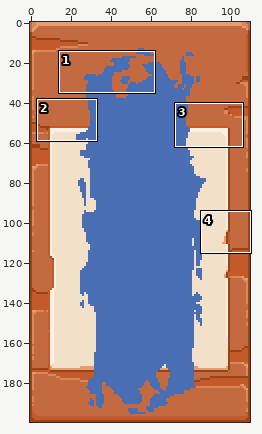
File history of a sprite sheet, res/UI/CharacterSelect/Slot08.png. The first picture is a wide view before the edit; the outline marks the close-up.
Close-up. Before the commit:
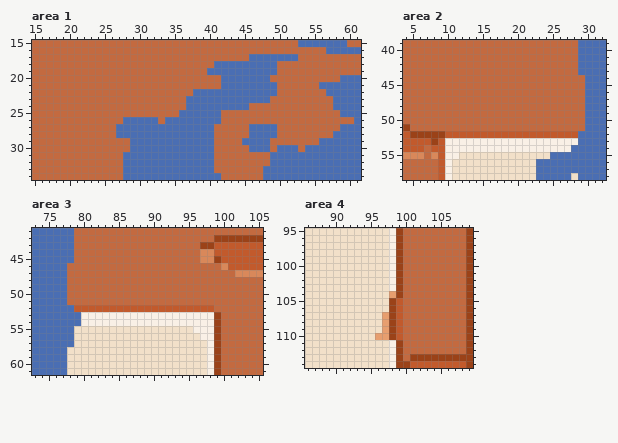
The file is 110x200 pixels. Shown: area 1: x 15..61, y 15..34; area 2: x 4..32, y 39..58; area 3: x 73..105, y 41..61; area 4: x 86..109, y 95..114. The commit also changed other parts of the picture, which this record leaves out.
After the commit:
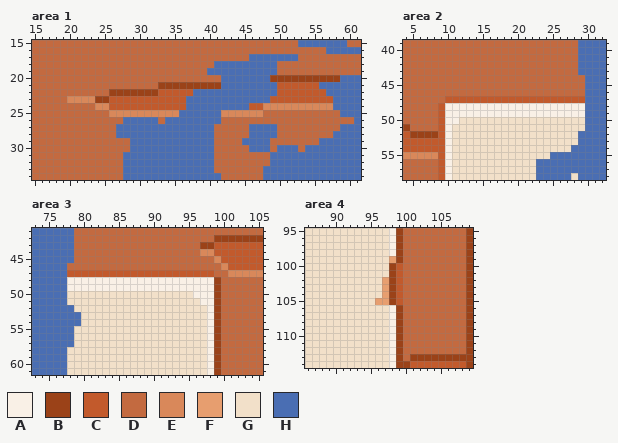
Palette (. is transparent): A #f9f0e6  B #9b4218  C #c25a2c  D #c36a40  E #d9885a  F #e79e6f  G #f2e0c9  H #4a6eb3
Difference:
Area 1:
Colour B replaces colour D in row 20 at x 49 to 58; in row 21 at x 33 to 41; in row 22 at x 26 to 32; in row 23 at x 24 to 25.
Colour C replaces colour D in row 21 at x 50 to 55; in row 22 at x 33 to 37 and 50 to 56; in row 23 at x 26 to 36 and 49 to 57; in row 24 at x 26 to 36 and 46 to 47.
Colour E replaces colour D in row 23 at x 20 to 23; in row 24 at x 24 to 25 and 48 to 57; in row 25 at x 26 to 35 and 42 to 47.
Area 2:
Colour A replaces colour C in row 52 at x 10.
Colour A replaces colour D in rows 48 to 49 at x 10 to 29; in row 50 at x 10 to 11; in row 51 at x 10.
Colour C replaces colour B in row 52 at x 9; in row 53 at x 8.
Colour C replaces colour D in row 47 at x 10 to 29; in rows 48 to 51 at x 9; in row 54 at x 7.
Colour E replaces colour D in row 55 at x 7.
Colour G replaces colour A in row 53 at x 11 to 28; in row 54 at x 11 to 27; in row 55 at x 11.
Colour G replaces colour C in row 52 at x 11 to 28.
Colour G replaces colour D in row 50 at x 12 to 29; in row 51 at x 11 to 29.
Area 3:
Colour A replaces colour C in row 52 at x 98.
Colour A replaces colour D in rows 48 to 49 at x 78 to 98; in row 50 at x 96 to 98; in row 51 at x 97 to 98.
Colour B replaces colour D in rows 48 to 52 at x 99.
Colour C replaces colour D in row 47 at x 78 to 98.
Colour D replaces colour E in row 45 at x 97 to 98.
Colour E replaces colour B in row 45 at x 99.
Colour E replaces colour D in row 47 at x 101.
Colour G replaces colour A in rows 53 to 54 at x 80 to 97; in row 55 at x 96 to 97; in row 56 at x 97.
Colour G replaces colour C in row 52 at x 79 to 97.
Colour G replaces colour D in row 50 at x 78 to 95; in row 51 at x 78 to 96.
Area 4:
Colour A replaces colour B in rows 106 to 110 at x 98.
Colour B replaces colour A in rows 100 to 103 at x 98.
Colour B replaces colour C in rows 106 to 110 at x 99.
Colour B replaces colour F in row 104 at x 98.
Colour C replaces colour B in rows 100 to 104 at x 99.
Colour F replaces colour A in row 99 at x 98.
Colour F replaces colour G in rows 102 to 104 at x 97; in row 105 at x 96 to 97.
Colour G replaces colour F in rows 107 to 109 at x 97; in row 110 at x 96 to 97.
Pixel boxes of the changes (left, top, right, bottom) in both close-ups:
changed: (67, 75, 340, 117)
changed: (424, 96, 585, 159)
changed: (67, 256, 235, 340)
changed: (375, 256, 403, 340)
